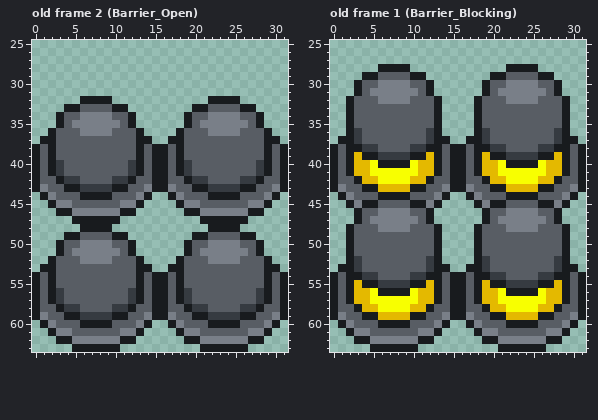
Pixel-art file, stored at Assets/Game/Assets/LevelObjets/Barrier.aseprite. The first picture shows the starting point.
32x64 pixels, 2 frames. Shown: old frame 2 (Barrier_Open): x 0..31, y 25..63; old frame 1 (Barrier_Blocking): x 0..31, y 25..63. The commit also changed other frames, which this record leaves out.
Once edited:
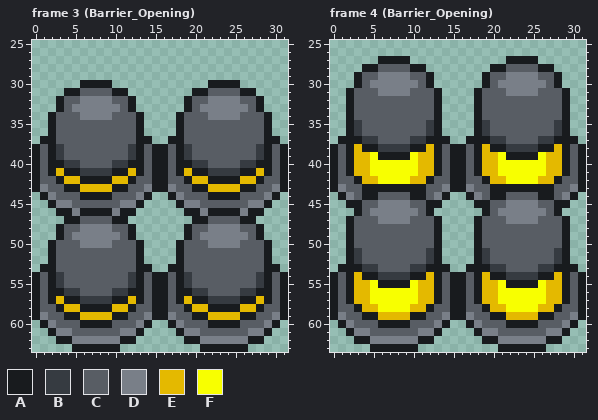
Palette (. is transparent): A #181b1e  B #363b41  C #585d64  D #797f88  E #e4b900  F #f8ff00
A new or re-ordered frame is compared with the old frame closest to it.
What changed:
frames 2 -> 8
--- frame 3 (Barrier_Opening) is new; against old frame 2 (Barrier_Open)
@@ x 0..31 @@
 29 ................................
-30 ................................
-31 ................................
-32 ......AAAA............AAAA......
-33 ....AACCCCAA........AACCCCAA....
-34 ...ACCDDDDCCA......ACCDDDDCCA...
-35 ...ACDDDDDDCA......ACDDDDDDCA...
-36 ..ACCCDDDDCCCA....ACCCDDDDCCCA..
+30 ......AAAA............AAAA......
+31 ....AACCCCAA........AACCCCAA....
+32 ...ACCDDDDCCA......ACCDDDDCCA...
+33 ...ACDDDDDDCA......ACDDDDDDCA...
+34 ..ACCCDDDDCCCA....ACCCDDDDCCCA..
+35 ..ACCCCCCCCCCA....ACCCCCCCCCCA..
+36 ..ACCCCCCCCCCA....ACCCCCCCCCCA..
 37 .AACCCCCCCCCCAA..AACCCCCCCCCCAA.
-38 ACACCCCCCCCCCACAACACCCCCCCCCCACA
-39 ACACCCCCCCCCCACAACACCCCCCCCCCACA
-40 ACABCCCCCCCCBACAACABCCCCCCCCBACA
-41 ACABCCCCCCCCBACAACABCCCCCCCCBACA
-42 ACCABBCCCCBBACCAACCABBCCCCBBACCA
-43 ADCCAABBBBAACCDAADCCAABBBBAACCDA
+38 ACABCCCCCCCCBACAACABCCCCCCCCBACA
+39 ACABCCCCCCCCBACAACABCCCCCCCCBACA
+40 ACAABBCCCCBBAACAACAABBCCCCBBAACA
+41 ACAEAABBBBAAEACAACAEAABBBBAAEACA
+42 ACCAEEAAAAEEACCAACCAEEAAAAEEACCA
+43 ADCCAAEEEEAACCDAADCCAAEEEEAACCDA
 44 .ADCCCAAAACCCDA..ADCCCAAAACCCDA.
 45 ..ADDCCCCCCDDA....ADDCCCCCCDDA..
-46 ...AADDDDDDAA......AADDDDDDAA...
-47 .....AAAAAA..........AAAAAA.....
-48 ......AAAA............AAAA......
-49 ....AACCCCAA........AACCCCAA....
-50 ...ACCDDDDCCA......ACCDDDDCCA...
-51 ...ACDDDDDDCA......ACDDDDDDCA...
-52 ..ACCCDDDDCCCA....ACCCDDDDCCCA..
+46 ...AADAAAADAA......AADAAAADAA...
+47 ....AACCCCAA........AACCCCAA....
+48 ...ACCDDDDCCA......ACCDDDDCCA...
+49 ...ACDDDDDDCA......ACDDDDDDCA...
+50 ..ACCCDDDDCCCA....ACCCDDDDCCCA..
+51 ..ACCCCCCCCCCA....ACCCCCCCCCCA..
+52 ..ACCCCCCCCCCA....ACCCCCCCCCCA..
 53 .AACCCCCCCCCCAA..AACCCCCCCCCCAA.
-54 ACACCCCCCCCCCACAACACCCCCCCCCCACA
-55 ACACCCCCCCCCCACAACACCCCCCCCCCACA
-56 ACABCCCCCCCCBACAACABCCCCCCCCBACA
-57 ACABCCCCCCCCBACAACABCCCCCCCCBACA
-58 ACCABBCCCCBBACCAACCABBCCCCBBACCA
-59 ADCCAABBBBAACCDAADCCAABBBBAACCDA
+54 ACABCCCCCCCCBACAACABCCCCCCCCBACA
+55 ACABCCCCCCCCBACAACABCCCCCCCCBACA
+56 ACAABBCCCCBBAACAACAABBCCCCBBAACA
+57 ACAEAABBBBAAEACAACAEAABBBBAAEACA
+58 ACCAEEAAAAEEACCAACCAEEAAAAEEACCA
+59 ADCCAAEEEEAACCDAADCCAAEEEEAACCDA
 60 .ADCCCAAAACCCDA..ADCCCAAAACCCDA.
--- frame 4 (Barrier_Opening) is new; against old frame 1 (Barrier_Blocking)
@@ x 0..31 @@
 26 ................................
-27 ................................
-28 ......AAAA............AAAA......
-29 ....AACCCCAA........AACCCCAA....
-30 ...ACCDDDDCCA......ACCDDDDCCA...
-31 ...ACDDDDDDCA......ACDDDDDDCA...
-32 ..ACCCDDDDCCCA....ACCCDDDDCCCA..
+27 ......AAAA............AAAA......
+28 ....AACCCCAA........AACCCCAA....
+29 ...ACCDDDDCCA......ACCDDDDCCA...
+30 ...ACDDDDDDCA......ACDDDDDDCA...
+31 ..ACCCDDDDCCCA....ACCCDDDDCCCA..
+32 ..ACCCCCCCCCCA....ACCCCCCCCCCA..
 33 ..ACCCCCCCCCCA....ACCCCCCCCCCA..
 34 ..ACCCCCCCCCCA....ACCCCCCCCCCA..
-35 ..ACCCCCCCCCCA....ACCCCCCCCCCA..
+35 ..ABCCCCCCCCBA....ABCCCCCCCCBA..
 36 ..ABCCCCCCCCBA....ABCCCCCCCCBA..
-37 .AABCCCCCCCCBAA..AABCCCCCCCCBAA.
-38 ACAABBCCCCBBAACAACAABBCCCCBBAACA
-39 ACAEAABBBBAAEACAACAEAABBBBAAEACA
-40 ACAEEFAAAAFEEACAACAEEFAAAAFEEACA
+37 .AAABBCCCCBBAAA..AAABBCCCCBBAAA.
+38 ACAEAABBBBAAEACAACAEAABBBBAAEACA
+39 ACAEEFAAAAFEEACAACAEEFAAAAFEEACA
+40 ACAEEFFFFFFEEACAACAEEFFFFFFEEACA
 41 ACAEEFFFFFFEEACAACAEEFFFFFFEEACA
 42 ACCAEEFFFFEEACCAACCAEEFFFFEEACCA
-43 ADCCAAEEEEAACCDAADCCAAEEEEAACCDA
-44 .ADCCCAAAACCCDA..ADCCCAAAACCCDA.
-45 ..ADAACCCCAADA....ADAACCCCAADA..
-46 ...ACCDDDDCCA......ACCDDDDCCA...
-47 ...ACDDDDDDCA......ACDDDDDDCA...
-48 ..ACCCDDDDCCCA....ACCCDDDDCCCA..
+43 ADCCAAAAAAAACCDAADCCAAAAAAAACCDA
+44 .ADCAACCCCAACDA..ADCAACCCCAACDA.
+45 ..AACCDDDDCCAA....AACCDDDDCCAA..
+46 ...ACDDDDDDCA......ACDDDDDDCA...
+47 ..ACCCDDDDCCCA....ACCCDDDDCCCA..
+48 ..ACCCCCCCCCCA....ACCCCCCCCCCA..
 49 ..ACCCCCCCCCCA....ACCCCCCCCCCA..
 50 ..ACCCCCCCCCCA....ACCCCCCCCCCA..
-51 ..ACCCCCCCCCCA....ACCCCCCCCCCA..
+51 ..ABCCCCCCCCBA....ABCCCCCCCCBA..
 52 ..ABCCCCCCCCBA....ABCCCCCCCCBA..
-53 .AABCCCCCCCCBAA..AABCCCCCCCCBAA.
-54 ACAABBCCCCBBAACAACAABBCCCCBBAACA
-55 ACAEAABBBBAAEACAACAEAABBBBAAEACA
-56 ACAEEFAAAAFEEACAACAEEFAAAAFEEACA
+53 .AAABBCCCCBBAAA..AAABBCCCCBBAAA.
+54 ACAEAABBBBAAEACAACAEAABBBBAAEACA
+55 ACAEEFAAAAFEEACAACAEEFAAAAFEEACA
+56 ACAEEFFFFFFEEACAACAEEFFFFFFEEACA
 57 ACAEEFFFFFFEEACAACAEEFFFFFFEEACA
